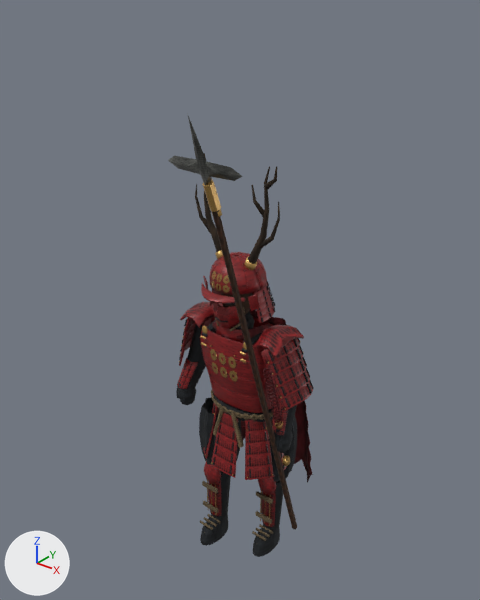
The glTF model public/models/yukimura.glb as it was, and as the next commit left it.
The view is the same before and after, from a camera (50 mm lens) standing at (2.19, -2.81, 3.59) and looking at (0.01, -0.08, 1.9). Arrows for +X, +Y and +Z are at lower left; the lights stay in place. The picture after the commit comes second. Vertices at exactly the same position are counted once.

Objects in the first picture: 'yukimura_runtime'.
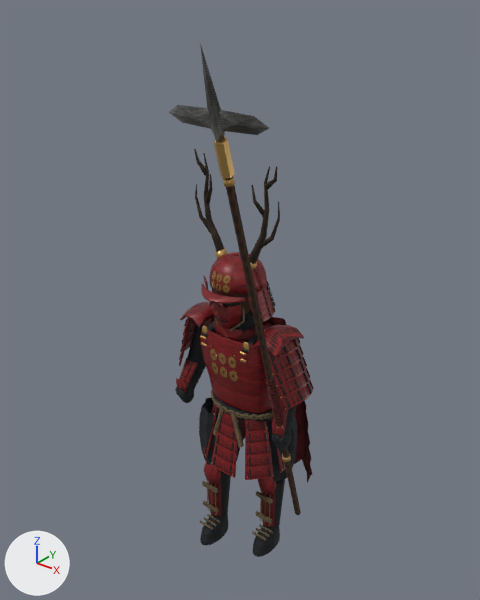
Pixel boxes (x1, y1, x2, y2) of what changed, in the pictures (480 x 600 px; the box of a moved part takes in the faces that stretch with it):
'yukimura_runtime', reshaped
    before: (168, 113, 313, 557)
    after: (169, 43, 313, 557)
part 1 of me_cone_431, moved or reshaped
    before: (212, 210, 297, 529)
    after: (225, 177, 301, 515)
part 2 of me_cone_431, moved or reshaped
    before: (203, 180, 221, 212)
    after: (213, 137, 235, 179)
part 3 of me_cone_431, moved or reshaped
    before: (187, 113, 211, 185)
    after: (200, 43, 225, 142)
part 4 of me_cone_431, moved or reshaped
    before: (168, 156, 243, 181)
    after: (169, 105, 269, 135)
part 5 of me_cone_431, moved or reshaped (not visible before)
    after: (223, 176, 235, 187)
part 6 of me_cone_431, moved or reshaped
    before: (264, 375, 293, 466)
    after: (265, 377, 291, 462)
part 7 of me_cone_431, cut back
    before: (176, 383, 196, 405)
    after: (176, 378, 194, 403)
part 8 of me_cone_431, edited (looks the same)
    both: (177, 252, 313, 527)

Diff of the bpy script that builds the scene:
```diff
--- a/public/models/yukimura.glb.py
+++ b/public/models/yukimura.glb.py
@@ me_cone_431 @@
 # used by ob_yukimura_runtime; location = (0.0, 0.0, 0.0)
-me_cone_431.from_pydata(...)  # 22511 vertices, 42714 faces; spans x -0.54..0.54, y -0.82..0.47, z 0.01..3.1
+me_cone_431.from_pydata(...)  # 22939 vertices, 43554 faces; spans x -0.54..0.66, y -0.79..0.47, z 0.01..3.37
+# me_cone_431 part 1: the loose piece of 12 vertices spanning x 0.32..0.4, y -0.71..0.05, z 0.28..2.77 is multiplied about its middle by the matrix ((1.03, -0.007, 0.02), (0.007, 1.03, 0.006), (-0.02, -0.006, 1.03)), then moved by (0.03, 0.03, 0.14)
+# me_cone_431 part 2: the loose piece of 12 vertices spanning x 0.31..0.35, y -0.73..-0.63, z 2.65..2.8 is scaled about its middle by (1.28, 1.03, 1.25), then moved by (0.05, 0.02, 0.17)
+# me_cone_431 part 3: the loose piece of 5 vertices spanning x 0.3..0.37, y -0.82..-0.68, z 2.78..3.1 is scaled about its middle by (1.28, 0.984, 1.25), then moved by (0.05, 0.02, 0.22)
+# me_cone_431 part 4: the loose piece of 12 vertices spanning x 0.12..0.54, y -0.75..-0.71, z 2.82..2.9 is scaled about its middle by (1.28, 1.05, 1.25), then moved by (0.05, 0.02, 0.2)
+# me_cone_431 part 5: the loose piece of 24 vertices spanning x 0.31..0.35, y -0.71..-0.65, z 2.71..2.74 is moved by (0.05, 0.05, 0.06)
+# me_cone_431 part 6: 147 vertices moved from x 0.35..0.42, y -0.32..-0.1, z 0.9..1.62 to x 0.35..0.42, y -0.31..-0.07, z 0.93..1.62; 513 vertices removed from x 0.32..0.45, y -0.33..-0.07, z 0.9..1.63; 787 vertices added at x 0.34..0.44, y -0.31..-0.07, z 0.93..1.62
+# me_cone_431 part 7: 6 vertices moved from x -0.42..-0.35, y -0.22..-0.19, z 1.1..1.17 to x -0.42..-0.35, y -0.22..-0.19, z 1.14..1.17; 59 vertices removed from x -0.45..-0.32, y -0.22..-0.08, z 1.02..1.25; 249 vertices added at x -0.44..-0.34, y -0.22..-0.1, z 1.05..1.25
+# me_cone_431 part 8: 24287 kept faces spanning x -0.48..0.48, y -0.34..0.26, z 0.2..2.18 get new vertex colours; the middle colour goes from red #931d23 to red #8c171e
+# other edits to the shape of me_cone_431 do not show in these pictures
 me_cone_431.materials.append(mat_runtime_painted_palette)
```
